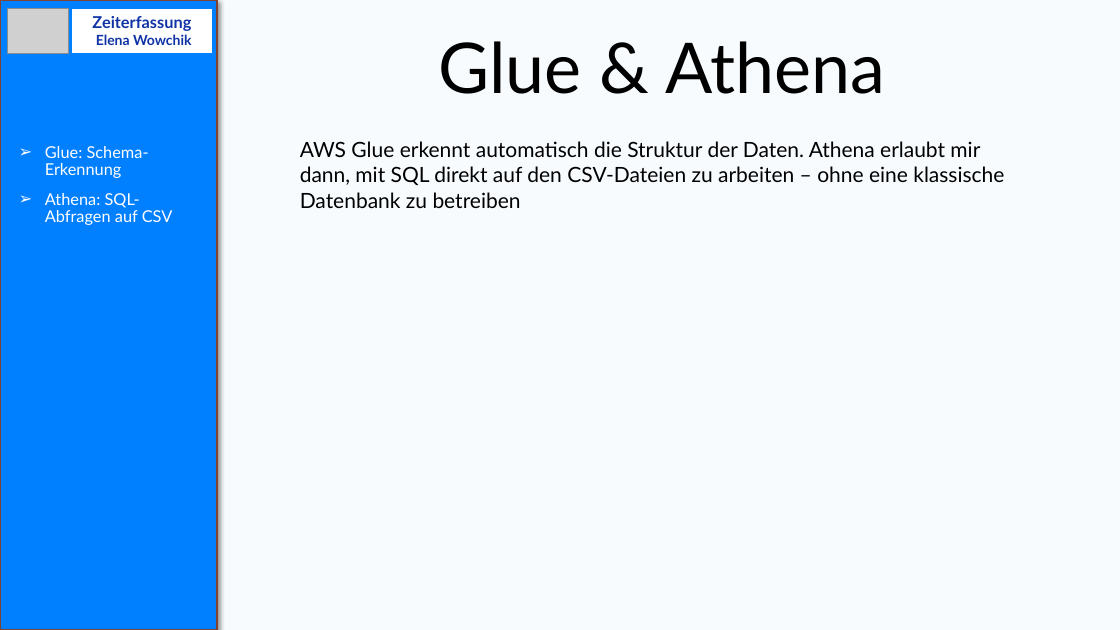
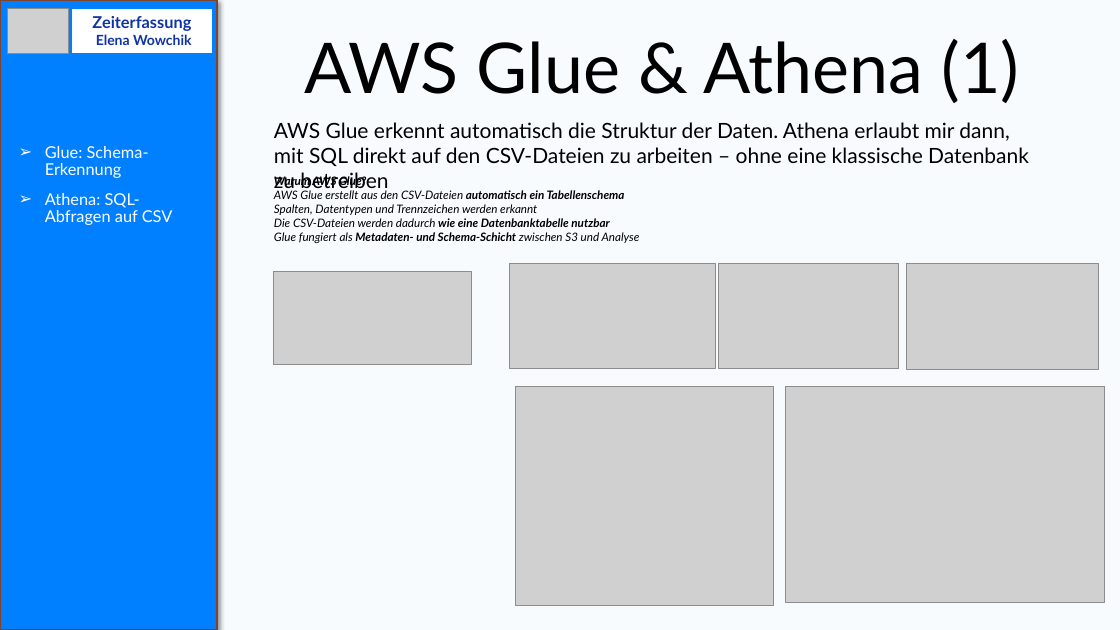
Before and after one commit to Elena-Wowchik/Projekt_Zeiterfassung, a slide deck: slide 6 of zeiterfassung_Projekt_Präsentation.pptx (slide 7 before the commit). Drawn at 1120x630 pixels with LibreOffice and Linux fonts; fonts in the diff are those of the drawing; grey boxes stand for pictures. Boxes give left, top, right and bottom in pixels: in the first picture for what was removed or moved away, otherwise in the second. Text is boxed around its words. In the diff, an @@ line names an element or a change of style, - is before the commit and + after.

```diff
--- a/zeiterfassung_Projekt_Präsentation.pptx
+++ b/zeiterfassung_Projekt_Präsentation.pptx
@@ text at (304,39,1020,103): text changed @@
-Glue & Athena
+AWS Glue & Athena (1)
@@ text "AWS Glue erkennt automatisch die ..." rewrapped from (300,141,1004,208) to (274,122,1029,166) @@
@@ text added at (274,175,640,243), 10 pt, text #000000, italic @@
+Warum AWS Glue?
+AWS Glue erstellt aus den CSV-Dateien automatisch ein Tabellenschema
+Spalten, Datentypen und Trennzeichen werden erkannt
+Die CSV-Dateien werden dadurch wie eine Datenbanktabelle nutzbar
+Glue fungiert als Metadaten- und Schema-Schicht zwischen S3 und Analyse
@@ picture added at (510,263,715,368) @@
@@ picture added at (719,263,900,368) @@
@@ picture added at (907,263,1098,370) @@
@@ picture added at (274,271,472,365) @@
@@ picture added at (516,386,773,605) @@
@@ picture added at (786,386,1105,602) @@
```
Also in this commit, not shown: 7 other slides changed, 1 slide added, 4 other files.
